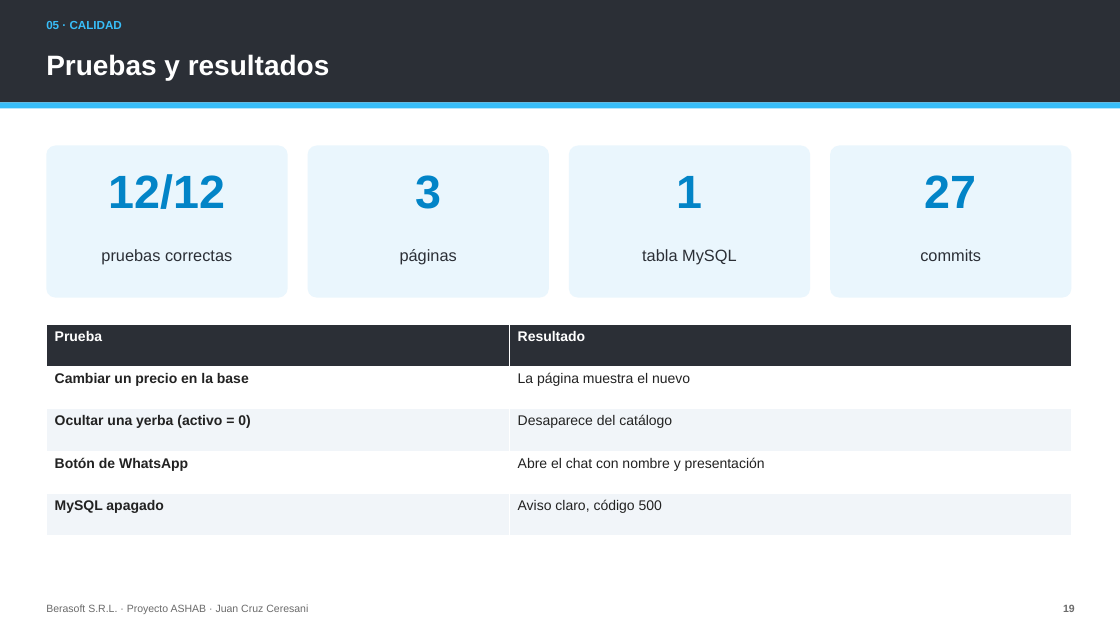
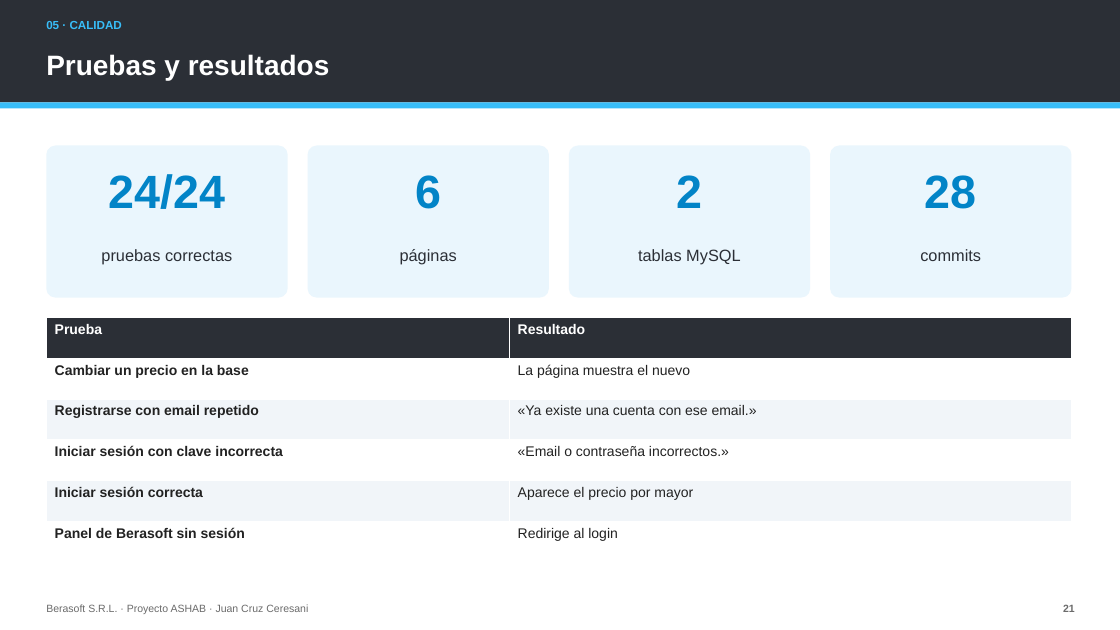
Before and after one commit to Gambeta-latorre/proyecto-consultora, a slide deck: slide 21 of 06_Documentos/Presentacion_ASHAB_Berasoft.pptx (slide 19 before the commit). Drawn at 1120x630 pixels with LibreOffice and Linux fonts; fonts in the diff are those of the drawing. Boxes give left, top, right and bottom in pixels: in the first picture for what was removed or moved away, otherwise in the second. Text is boxed around its words. In the diff, an @@ line names an element or a change of style, - is before the commit and + after.

```diff
--- a/06_Documentos/Presentacion_ASHAB_Berasoft.pptx
+++ b/06_Documentos/Presentacion_ASHAB_Berasoft.pptx
@@ text at box(109, 174, 226, 209): text changed @@
-12/12
+24/24
@@ text at box(415, 175, 441, 209): text changed @@
-3
+6
@@ text at box(677, 175, 703, 208): text changed @@
-1
+2
@@ text at box(925, 175, 977, 209): text changed @@
-27
+28
@@ text at box(638, 249, 741, 264): text changed @@
-tabla MySQL
+tablas MySQL
@@ table at box(46, 318, 1071, 562) @@
-row 3: Ocultar una yerba (activo = 0) | Desaparece del catálogo
-row 4: Botón de WhatsApp | Abre el chat con nombre y presentación
-row 5: MySQL apagado | Aviso claro, código 500
+row 3: Registrarse con email repetido | «Ya existe una cuenta con ese email.»
+row 4: Iniciar sesión con clave incorrecta | «Email o contraseña incorrectos.»
+row 5: Iniciar sesión correcta | Aparece el precio por mayor
+row 6: Panel de Berasoft sin sesión | Redirige al login
@@ table: place and size @@
-table at box(46, 324, 1071, 536)
+table at box(46, 318, 1071, 562)
@@ text at box(1063, 604, 1075, 612): text changed @@
-19
+21
```
Also in this commit, not shown: 24 other slides changed, 2 slides added, 32 other files.
